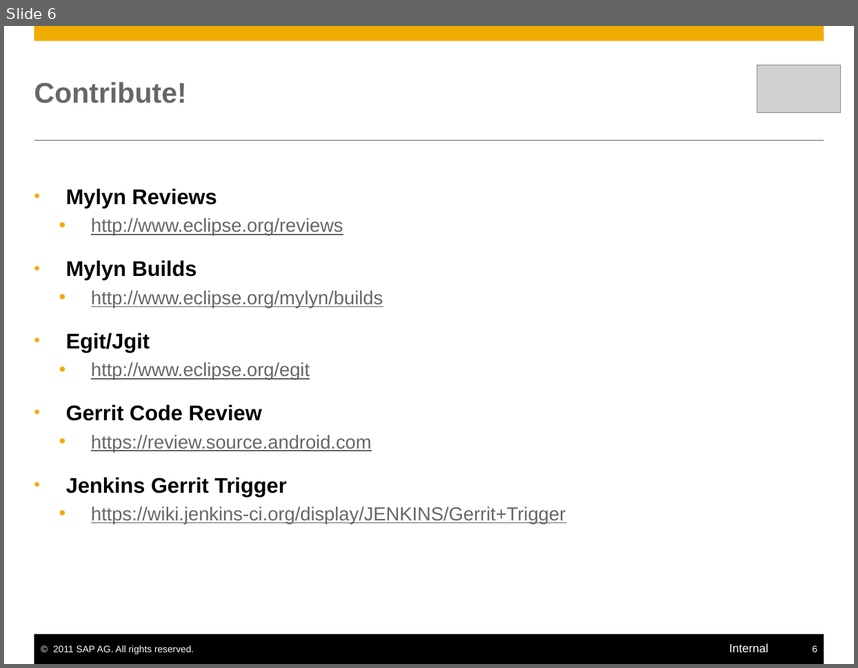
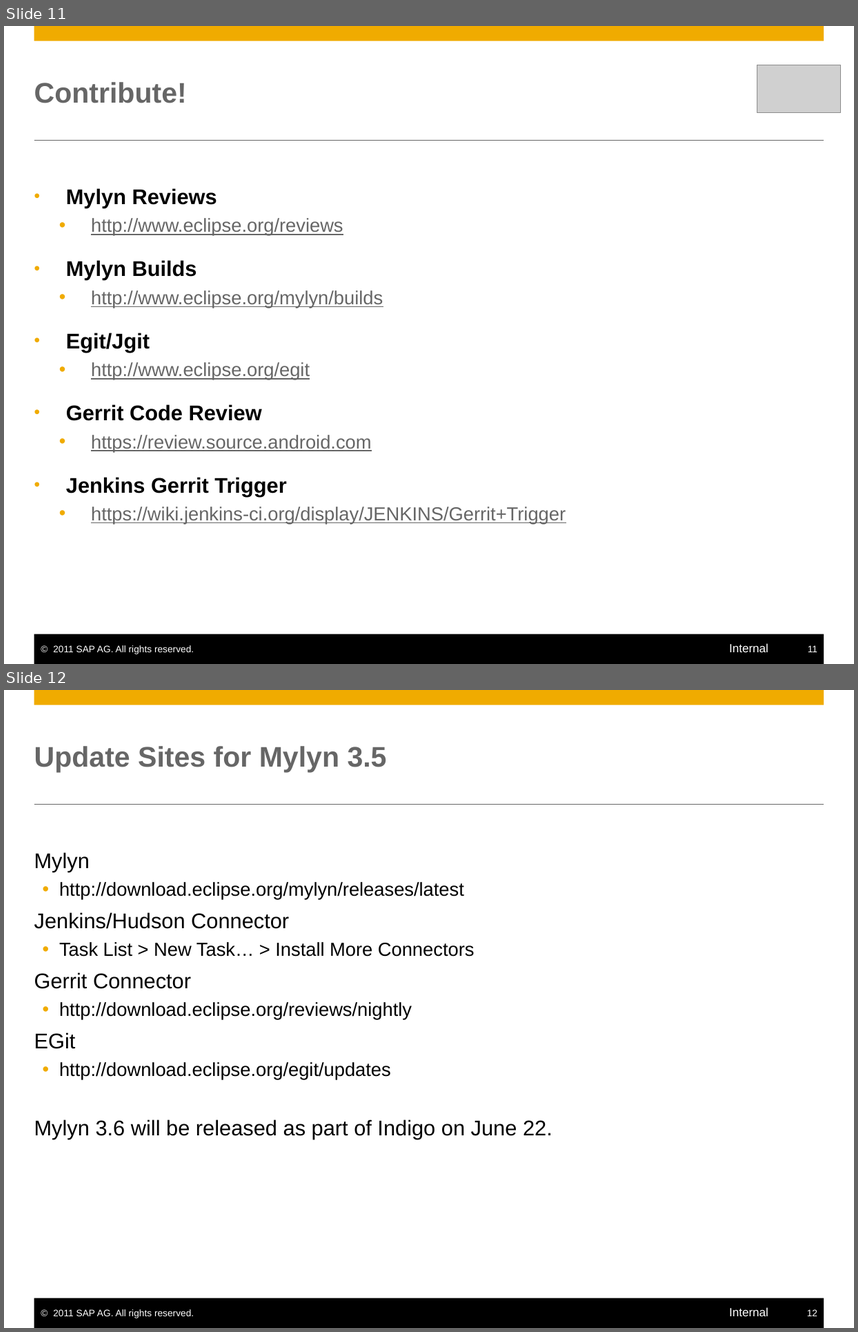
Before and after one commit to Eclipse-DemoCamps/democamp-indigo, a slide deck: democamp-indigo/Integrating Git, Gerrit and Jenkins with Mylyn.pptx. Shown one above the other, each under a label of ours: slide 6 before the commit, slides 11 and 12 after it. The pictures are 858x668 and 858x1332 pixels, drawn with LibreOffice and Linux fonts; fonts in the diff are those of the drawing; grey boxes stand for pictures. Boxes give left, top, right and bottom in pixels: in the first picture for what was removed or moved away, otherwise in the second. Text is boxed around its words. In the diff, an @@ line names an element or a change of style, - is before the commit and + after.

```diff
--- a/democamp-indigo/Integrating Git, Gerrit and Jenkins with Mylyn.pptx
+++ b/democamp-indigo/Integrating Git, Gerrit and Jenkins with Mylyn.pptx
@@ slide 12 added at <box>4,690,854,1328</box>, background #FFFFFF; not listed: 6 template elements that a slide beside it also shows @@
@@ title added at <box>34,746,387,772</box>, 24 pt, text #666666, bold @@
+Update Sites for Mylyn 3.5
@@ text added at <box>34,852,553,1139</box>, 16 pt, text #000000 @@
+  Mylyn
+    • http://download.eclipse.org/mylyn/releases/latest
+  Jenkins/Hudson Connector
+    • Task List > New Task… > Install More Connectors
+  Gerrit Connector
+    • http://download.eclipse.org/reviews/nightly
+  EGit
+    • http://download.eclipse.org/egit/updates
+  Mylyn 3.6 will be released as part of Indigo on June 22.
@@ what was slide 6 is now slide 11 @@
@@ page number at <box>808,645,818,652</box>: text changed @@
-6
+11
```
Also in this commit, not shown: 3 slides changed, 6 other slides added.
